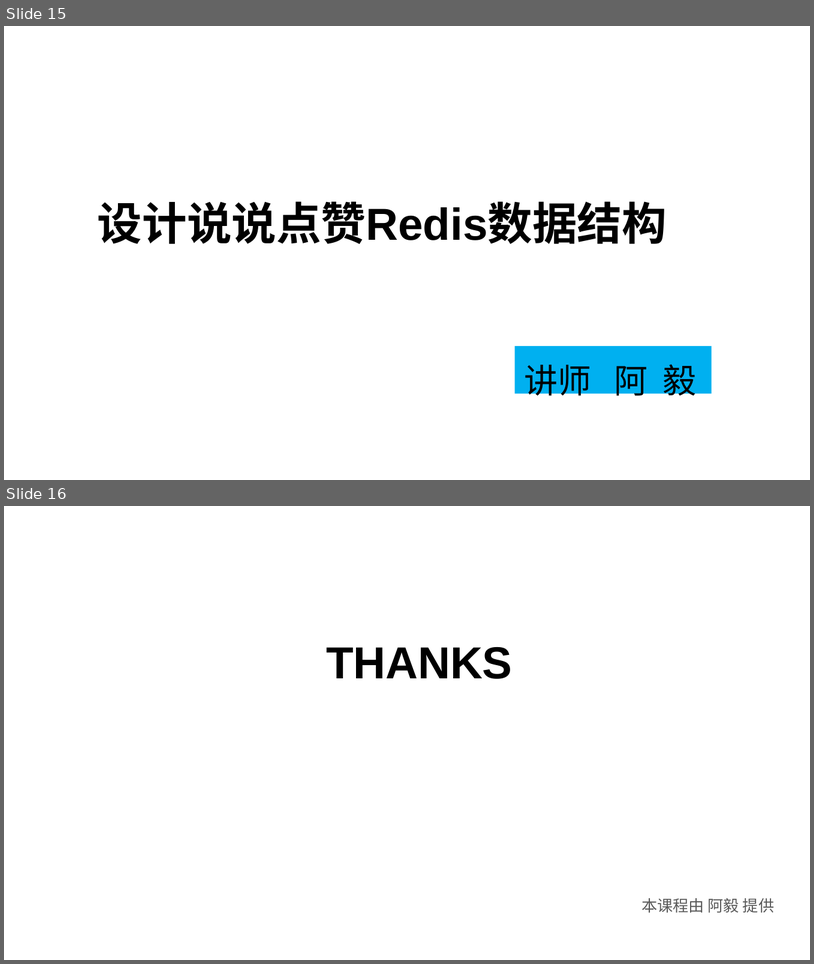
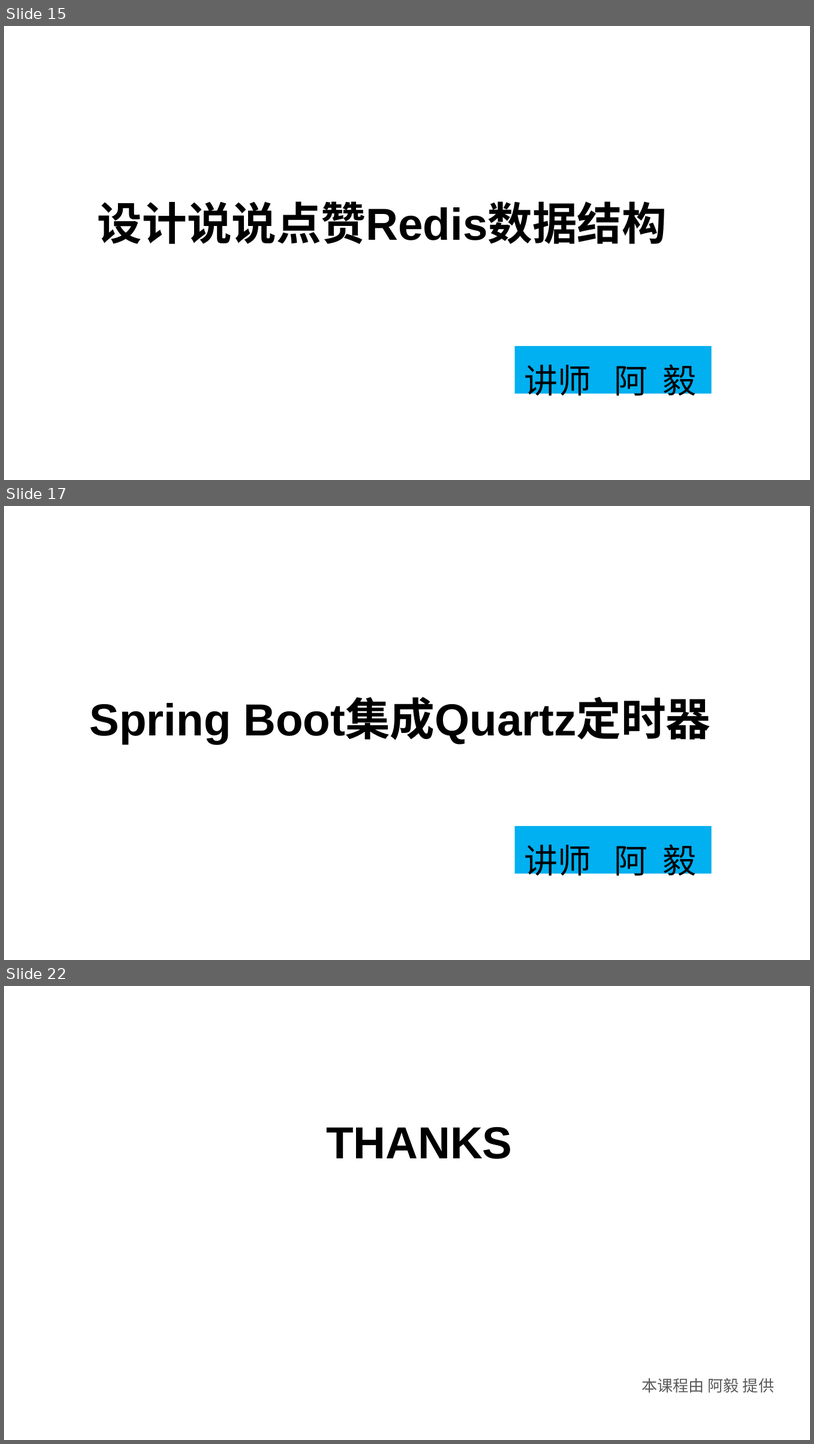
Before and after one commit to huangwenyi10/high-concurrency-praise, a slide deck: doc/SpringBoot+Redis+MQ实现高并发点赞功能.ppt. Shown one above the other, each under a label of ours: slides 15 and 16 before the commit, slides 15, 17 and 22 after it; the slides between them are not shown. The pictures are 814x964 and 814x1444 pixels, drawn with LibreOffice and Linux fonts; fonts in the diff are those of the drawing; background and template pictures are left out. Boxes give left, top, right and bottom in pixels: in the first picture for what was removed or moved away, otherwise in the second. Text is boxed around its words. In the diff, an @@ line names an element or a change of style, - is before the commit and + after.

```diff
--- a/doc/SpringBoot+Redis+MQ实现高并发点赞功能.ppt
+++ b/doc/SpringBoot+Redis+MQ实现高并发点赞功能.ppt
@@ slide 17 added at <box>4,506,810,960</box>, background picture (left out) @@
@@ text added at <box>90,700,711,744</box>, 40 pt, text #000000, bold @@
+Spring Boot集成Quartz定时器
@@ rectangle added at <box>515,826,712,874</box>, fill #00B0F0 @@
@@ text added at <box>525,844,696,881</box>, 30 pt, text #000000 @@
+讲师 阿 毅
@@ what was slide 16 is now slide 22 @@
```
Also in this commit, not shown: 5 other slides added, 10 other files.
